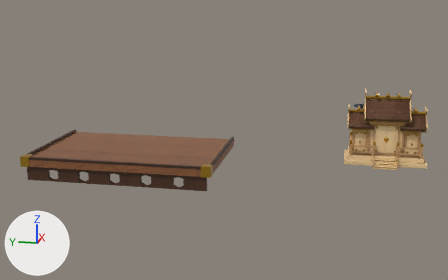
The Blender file blender/kamidana.blend as it was, and as the next commit left it.
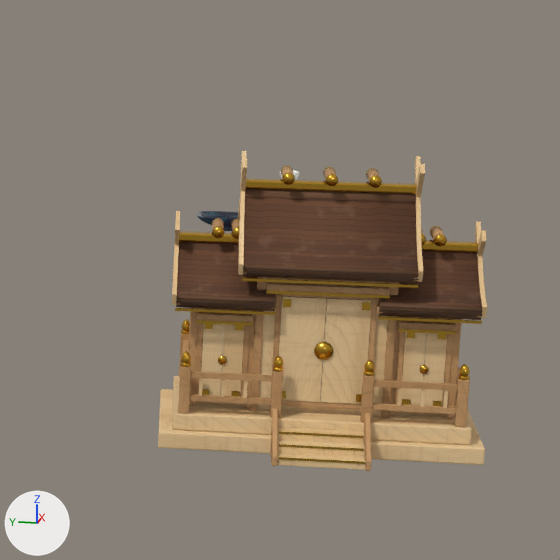
Each version appears first whole from a 50 mm camera at (-2.831, 0.18, 0.774) aimed at (0.458, 0.838, -0.049), and next in a close-up on the part from 68% to 100% of the width and 18% to 69% of the height. The lights are fixed; the arrows at lower left show +X, +Y and +Z. The last two pictures show the newer version.

Script lines for the objects in view, before the commit:
```python
me_cube_070 = bpy.data.meshes.new('Cube.070')
me_cube_070.from_pydata(...)  # a box spanning x -0.0012..0.0012, y -0.0245..0.0245, z -0.0606..0.0606
me_cube_070.materials.append(mat_kamiwood0)  # picture img_hinoki0
me_kamimchigi1_1 = bpy.data.meshes.new('KamiMChigi1-1')
me_kamimchigi1_1.from_pydata(...)  # 162 vertices, 148 faces; spans x -0.078..0.118, y -0.1..-0.095, z 0.205..0.327
me_kamimchigi1_1.materials.append(mat_kamiwood1)  # picture img_hinoki1
me_kamimchigi_1_1 = bpy.data.meshes.new('KamiMChigi-1-1')
me_kamimchigi_1_1.from_pydata(...)  # 162 vertices, 148 faces; spans x -0.078..0.118, y 0.095..0.1, z 0.205..0.327
me_kamimchigi_1_1.materials.append(mat_kamiwood2)  # picture img_hinoki2
ob_kamimchigi1 = bpy.data.objects.new('KamiMChigi1', me_kamimchigi1_1)
ob_kamimchigi1.parent = ob_kamidana
ob_kamimchigi1.location = (0.0, 0.0, 0.0)
ob_kamimchigi_1 = bpy.data.objects.new('KamiMChigi-1', me_kamimchigi_1_1)
ob_kamimchigi_1.parent = ob_kamidana
ob_kamimchigi_1.location = (0.0, 0.0, 0.0)
ob_kamimdoor_1 = bpy.data.objects.new('KamiMDoor-1', me_cube_070)
ob_kamimdoor_1.parent = ob_kamimdoorleaf_1
ob_kamimdoor_1.location = (0.0, -0.0248, 0.0)
# also in view: 'KamiMRoof1' at (0.062, 0.0, 0.247); 'KamiS1Roof-1' at (-0.018, -0.112, 0.194); 'KamiMRidge' at (0.02, 0.0, 0.294); 'KamiStep1' at (-0.093, 0.0, 0.01); 'KamiMDoor1' at (-0.049, -0.025, 0.116)
```
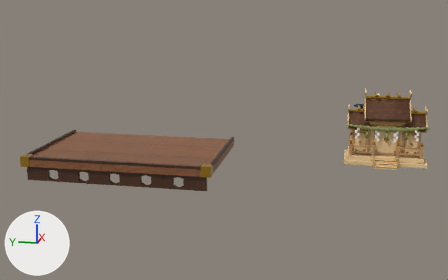
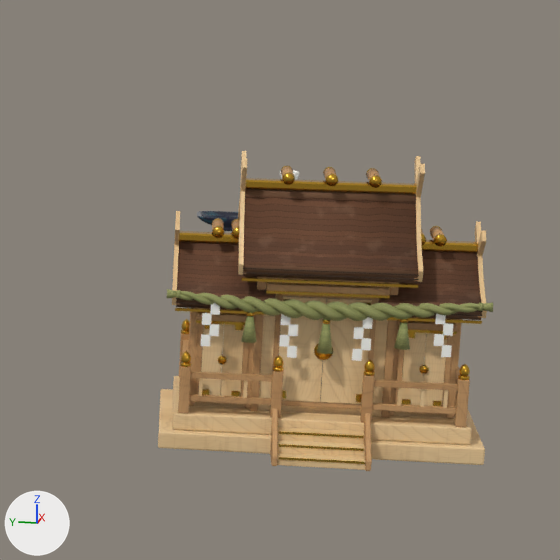
Pixel boxes (x1, y1, x2, y2) of what changed, in the close-ups (560 x 560 px):
'KamiShimenawa0', added (yellow)
    after: (180, 291, 478, 321)
'KamiShimenawa1', added (yellow)
    after: (176, 293, 484, 321)
'KamiShimenawaTassel1', added
    after: (317, 323, 332, 354)
'KamiShimenawaTassel2', added
    after: (394, 322, 410, 350)
'KamiShimenawaTassel0', added
    after: (241, 316, 257, 343)
'KamiShide32', added
    after: (434, 334, 444, 346)
'KamiShide33', added
    after: (441, 345, 452, 357)
'KamiShide31', added
    after: (443, 323, 453, 336)
'KamiShide13', added
    after: (287, 346, 297, 358)
'KamiShide21', added
    after: (353, 327, 364, 339)
'KamiShide22', added
    after: (361, 338, 371, 350)
'KamiShide02', added
    after: (209, 324, 219, 336)
'KamiShide01', added
    after: (202, 313, 212, 325)
'KamiShide11', added
    after: (288, 324, 298, 336)
'KamiShide23', added
    after: (352, 349, 362, 361)
'KamiShide12', added
    after: (279, 335, 289, 347)
'KamiShide03', added
    after: (201, 334, 211, 346)
'KamiShide20', added
    after: (362, 317, 373, 329)
'KamiShide00', added
    after: (210, 303, 220, 315)
'KamiShide30', added
    after: (435, 314, 446, 324)
'KamiShide10', added
    after: (281, 314, 291, 325)
'KamiShimenawaEnd1', added
    after: (483, 302, 493, 312)
'KamiShimenawaEnd0', added
    after: (167, 289, 177, 298)

Diff of the bpy script that builds the scene:
```diff
--- a/blender/kamidana.blend.py
+++ b/blender/kamidana.blend.py
@@ ob_kamishide33 @@
+ob_kamishide33 = bpy.data.objects.new('KamiShide33', me_cube_255_1)  # a box spanning x -0.00035..0.00035, y -0.00525..0.00525, z -0.00675..0.00675; in mat_kamishide (white #fbfaf4)
+ob_kamishide33.parent = ob_kamidana
+ob_kamishide33.location = (-0.067, -0.132, 0.126)
@@ ob_kamishide32 @@
+ob_kamishide32 = bpy.data.objects.new('KamiShide32', me_cube_255_1.copy())
+ob_kamishide32.parent = ob_kamidana
+ob_kamishide32.location = (-0.067, -0.123, 0.138)
@@ ob_kamishide31 @@
+ob_kamishide31 = bpy.data.objects.new('KamiShide31', me_cube_255_1.copy())
+ob_kamishide31.parent = ob_kamidana
+ob_kamishide31.location = (-0.067, -0.132, 0.151)
@@ ob_kamishide30 @@
+ob_kamishide30 = bpy.data.objects.new('KamiShide30', me_cube_255_1.copy())
+ob_kamishide30.parent = ob_kamidana
+ob_kamishide30.location = (-0.067, -0.123, 0.163)
@@ ob_kamishide23 @@
+ob_kamishide23 = bpy.data.objects.new('KamiShide23', me_cube_255_1.copy())
+ob_kamishide23.parent = ob_kamidana
+ob_kamishide23.location = (-0.067, -0.0358, 0.117)
@@ ob_kamishide22 @@
+ob_kamishide22 = bpy.data.objects.new('KamiShide22', me_cube_255_1.copy())
+ob_kamishide22.parent = ob_kamidana
+ob_kamishide22.location = (-0.067, -0.0448, 0.13)
@@ ob_kamishide21 @@
+ob_kamishide21 = bpy.data.objects.new('KamiShide21', me_cube_255_1.copy())
+ob_kamishide21.parent = ob_kamidana
+ob_kamishide21.location = (-0.067, -0.0358, 0.142)
@@ ob_kamishide20 @@
+ob_kamishide20 = bpy.data.objects.new('KamiShide20', me_cube_255_1.copy())
+ob_kamishide20.parent = ob_kamidana
+ob_kamishide20.location = (-0.067, -0.0448, 0.155)
@@ ob_kamishide13 @@
+ob_kamishide13 = bpy.data.objects.new('KamiShide13', me_cube_255_1.copy())
+ob_kamishide13.parent = ob_kamidana
+ob_kamishide13.location = (-0.067, 0.0358, 0.117)
@@ ob_kamishide12 @@
+ob_kamishide12 = bpy.data.objects.new('KamiShide12', me_cube_255_1.copy())
+ob_kamishide12.parent = ob_kamidana
+ob_kamishide12.location = (-0.067, 0.0448, 0.13)
@@ ob_kamishide11 @@
+ob_kamishide11 = bpy.data.objects.new('KamiShide11', me_cube_255_1.copy())
+ob_kamishide11.parent = ob_kamidana
+ob_kamishide11.location = (-0.067, 0.0358, 0.142)
@@ ob_kamishide10 @@
+ob_kamishide10 = bpy.data.objects.new('KamiShide10', me_cube_255_1.copy())
+ob_kamishide10.parent = ob_kamidana
+ob_kamishide10.location = (-0.067, 0.0448, 0.155)
@@ ob_kamishide03 @@
+ob_kamishide03 = bpy.data.objects.new('KamiShide03', me_cube_255_1.copy())
+ob_kamishide03.parent = ob_kamidana
+ob_kamishide03.location = (-0.067, 0.132, 0.126)
@@ ob_kamishide02 @@
+ob_kamishide02 = bpy.data.objects.new('KamiShide02', me_cube_255_1.copy())
+ob_kamishide02.parent = ob_kamidana
+ob_kamishide02.location = (-0.067, 0.123, 0.138)
@@ ob_kamishide01 @@
+ob_kamishide01 = bpy.data.objects.new('KamiShide01', me_cube_255_1.copy())
+ob_kamishide01.parent = ob_kamidana
+ob_kamishide01.location = (-0.067, 0.132, 0.151)
@@ ob_kamishide00 @@
+ob_kamishide00 = bpy.data.objects.new('KamiShide00', me_cube_255_1.copy())
+ob_kamishide00.parent = ob_kamidana
+ob_kamishide00.location = (-0.067, 0.123, 0.163)
@@ ob_kamishimenawatassel2 @@
+ob_kamishimenawatassel2 = bpy.data.objects.new('KamiShimenawaTassel2', me_cone_010)  # a 16-sided cut cone along z (radius 0.0085 at the low end, 0.0036 at the high end) spanning x -0.0085..0.0085, y -0.0085..0.0085, z -0.015..0.015; in mat_kamistraw (picture img_straw)
+ob_kamishimenawatassel2.parent = ob_kamidana
+ob_kamishimenawatassel2.location = (-0.066, -0.084, 0.142)
@@ ob_kamishimenawatassel1 @@
+ob_kamishimenawatassel1 = bpy.data.objects.new('KamiShimenawaTassel1', me_cone_009)  # a 16-sided cut cone along z (radius 0.0085 at the low end, 0.0036 at the high end) spanning x -0.0085..0.0085, y -0.0085..0.0085, z -0.017..0.017; in mat_kamistraw (picture img_straw)
+ob_kamishimenawatassel1.parent = ob_kamidana
+ob_kamishimenawatassel1.location = (-0.066, 0.0, 0.135)
@@ ob_kamishimenawatassel0 @@
+ob_kamishimenawatassel0 = bpy.data.objects.new('KamiShimenawaTassel0', me_cone_010.copy())
+ob_kamishimenawatassel0.parent = ob_kamidana
+ob_kamishimenawatassel0.location = (-0.066, 0.084, 0.142)
@@ ob_kamishimenawaend1 @@
+ob_kamishimenawaend1 = bpy.data.objects.new('KamiShimenawaEnd1', me_cone_007)  # a 12-sided cut cone along z (radius 0.0035 at the low end, 0.0055 at the high end) spanning x -0.0055..0.0055, y -0.0055..0.0055, z -0.006..0.006; in mat_kamistraw (picture img_straw)
+ob_kamishimenawaend1.parent = ob_kamidana
+ob_kamishimenawaend1.location = (-0.066, -0.172, 0.178)
+ob_kamishimenawaend1.rotation_euler = (1.571, 0.0, 0.0)  # degrees (90, 0, 0)
@@ ob_kamishimenawaend0 @@
+ob_kamishimenawaend0 = bpy.data.objects.new('KamiShimenawaEnd0', me_cone_007.copy())
+ob_kamishimenawaend0.parent = ob_kamidana
+ob_kamishimenawaend0.location = (-0.066, 0.172, 0.178)
+ob_kamishimenawaend0.rotation_euler = (-1.571, 0.0, 0.0)  # degrees (-90, 0, 0)
@@ ob_kamishimenawa1 @@
+ob_kamishimenawa1 = bpy.data.objects.new('KamiShimenawa1', me_kamishimenawa1)  # 910 vertices, 900 faces; spans x -0.077..-0.055, y -0.168..0.169, z 0.155..0.182; in mat_kamistraw (picture img_straw)
+ob_kamishimenawa1.parent = ob_kamidana
+ob_kamishimenawa1.location = (0.0, 0.0, 0.0)
@@ ob_kamishimenawa0 @@
+ob_kamishimenawa0 = bpy.data.objects.new('KamiShimenawa0', me_kamishimenawa0)  # 910 vertices, 900 faces; spans x -0.077..-0.055, y -0.169..0.168, z 0.155..0.182; in mat_kamistraw (picture img_straw)
+ob_kamishimenawa0.parent = ob_kamidana
+ob_kamishimenawa0.location = (0.0, 0.0, 0.0)
```
